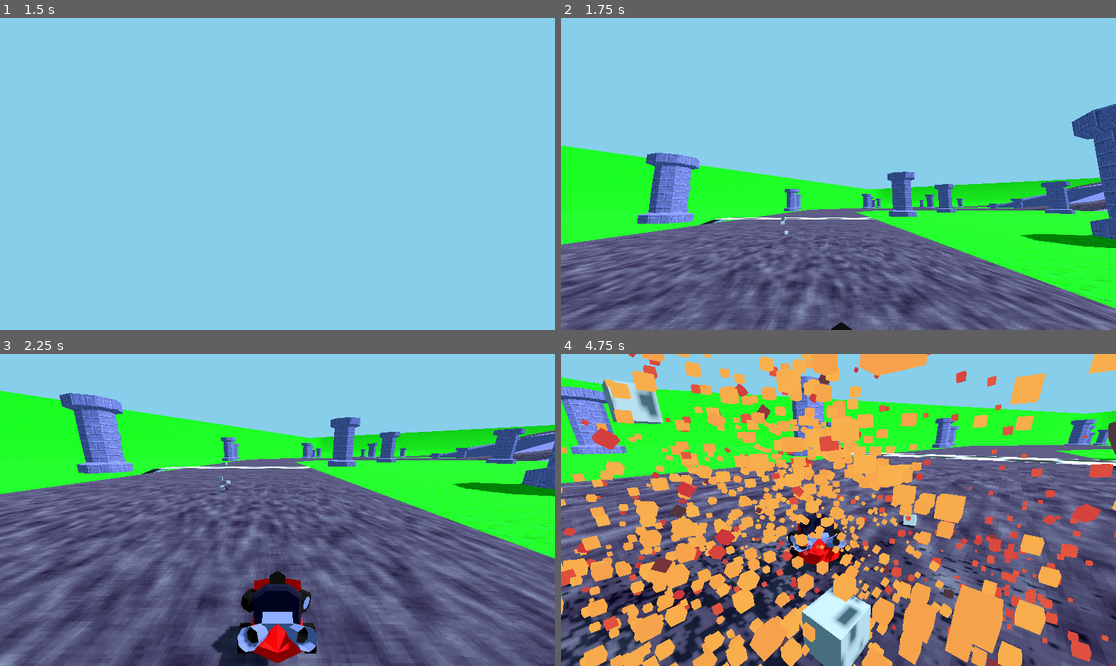
Above: before the commit, frames 1-4 (two rows, left to right).
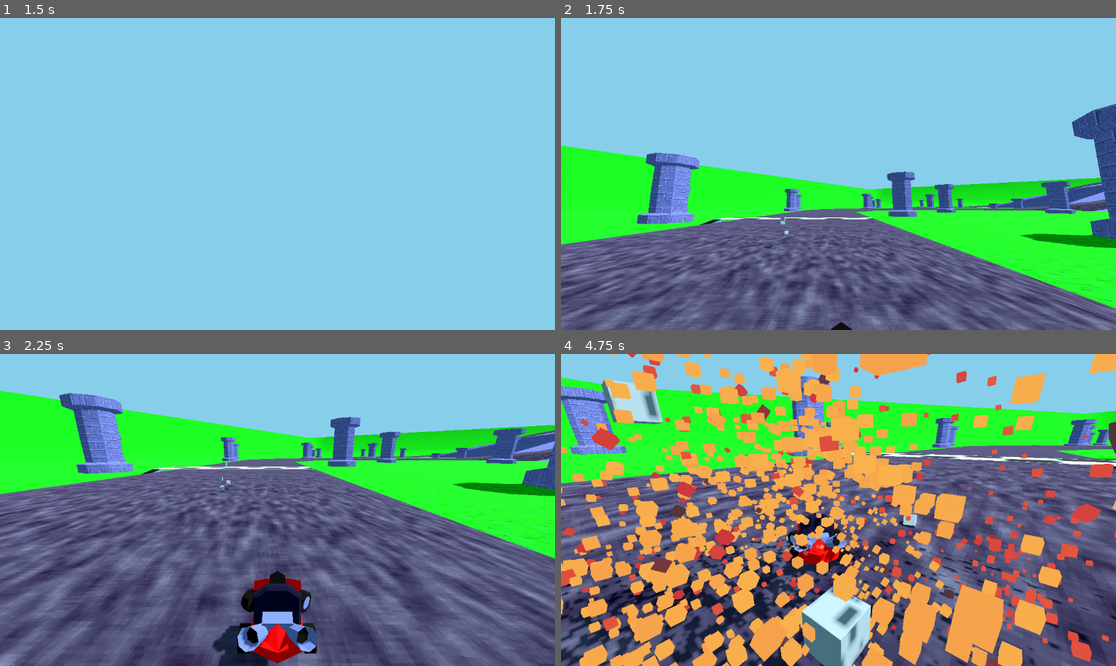
Above: after the commit, the same moments.

Repository: StubblyCamera52/yargkart
Game: Godot game, scene res://test.tscn
The game is run twice, just before and just after one commit, with the same random seed, the same clock (stepped at 60 frames per second) and the same inputs.
Inputs (mouse positions are in pixels of both pictures, inside the frame that each line leads up to):
- Up to frame 1 (1.5 s): tap Enter (ui_accept) at 0.5, 0.77, 1.25 s; move the mouse to (399, 158) at 0.52 s; hold D (Steer_Right) 0.53-1.28 s; tap K (Action) at 0.6 s; click (399, 158) at 0.67 s; move the mouse to (166, 189) at 1.27 s; hold S (Brake) from 1.28 s (still down); tap O (Join) at 1.35 s
- Up to frame 2 (1.75 s): keep holding S (Brake); tap Enter (ui_accept) at 1.52 s
- Up to frame 3 (2.25 s): move the mouse to (333, 441) at 2.02 s; release S (Brake) at 2.03 s; hold D (Steer_Right) from 2.03 s (still down); tap F (Parry) at 2.1 s
- Up to frame 4 (4.75 s): move the mouse to (810, 572) at 2.77 s; release D (Steer_Right) at 2.78 s; hold W (Accelerate) 2.78-3.53 s; tap Q at 2.85 s; click (810, 572) at 2.92 s; tap Enter (ui_accept) at 3.02, 3.77, 4.52 s; move the mouse to (1005, 556) at 3.52 s; hold A (Steer_Left) from 3.53 s (still down); tap Space at 3.6 s; move the mouse to (672, 463) at 4.27 s; tap K (Action) at 4.35 s

Frame 1 is identical in both runs. In frame 2, 1.1% of the frame differs, in the area x 0-100%, y 27-100%; in frame 3, 1.3%; in frame 4, 4.6%, in the area x 0-100%, y 0-100%.
Error before the commit: Invalid type in utility function "clamp()". Cannot convert argument 2 from int to Nil. (res://car.gd:76)
Error after the commit: Invalid type in utility function "clamp()". Cannot convert argument 2 from int to Nil. (res://car.gd:78)

Commit message:
splitscreen

Diff:
--- a/car.gd
+++ b/car.gd
@@ -33,6 +33,8 @@
 	player = player_id
 
 	item_manager = item_manager_node
+	print(device_id)
+	print(player_id)
 
 	input = DeviceInput.new(device_id)
 
--- a/car.tscn
+++ b/car.tscn
@@ -54,13 +54,11 @@
 physics_interpolation_mode = 1
 transform = Transform3D(-4.37114e-08, -1, 4.37114e-08, 0, -4.37114e-08, -1, 1, -4.37114e-08, 1.91069e-15, 0, 0, 0)
 top_level = true
-current = true
 
 [node name="PhantomCameraHost" type="Node" parent="Camera3D"]
 process_priority = 300
 process_physics_priority = 300
 script = ExtResource("4_72krn")
-host_layers = 512
 metadata/_custom_type_script = "uid://bd046eokvcnu2"
 
 [node name="PhantomCamera3D" type="Node3D" parent="." node_paths=PackedStringArray("follow_target", "look_at_target")]
@@ -74,7 +72,6 @@
 look_at_target = NodePath("..")
 tween_resource = SubResource("Resource_lpol0")
 tween_on_load = false
-host_layers = 512
 follow_offset = Vector3(-4, 4, 0)
 follow_damping = true
 look_at_offset = Vector3(0, 1.5, 0)
--- a/scripts/load.gd
+++ b/scripts/load.gd
@@ -4,6 +4,8 @@
 @onready var item_manager = $ItemManager
 
 var player_nodes := {}
+
+@onready var render_target = $RenderTarget
 
 func _ready() -> void:
 	player_manager.player_joined.connect(spawn_player)
@@ -13,7 +15,17 @@
 
 	var player_kart = kart.instantiate()
 
-	add_child(player_kart)
+	var sub_view_container = SubViewportContainer.new()
+	sub_view_container.size_flags_horizontal = Control.SIZE_EXPAND_FILL
+	sub_view_container.size_flags_vertical = Control.SIZE_EXPAND_FILL
+	sub_view_container.stretch = true
+	sub_view_container.name = str(player)
+	render_target.add_child(sub_view_container)
+
+	var sub_view = SubViewport.new()
+	sub_view_container.add_child(sub_view)
+
+	sub_view.add_child(player_kart)
 
 	player_kart.position = Vector3(randf()*50-25, 2, randf()*50-25)
 
@@ -23,6 +35,8 @@
 
 	player_nodes[player] = player_kart
 
+	render_target.columns = ceil(sqrt(player_nodes.size()))
+
 func _process(delta: float) -> void:
 	var unclaimed_devices = player_manager.scan_for_unclaimed_input_devices()
 	if unclaimed_devices.size() > 0:
--- a/test.tscn
+++ b/test.tscn
@@ -87,5 +87,12 @@
 [node name="yargtrack offroad" parent="." instance=ExtResource("8_ehkex")]
 transform = Transform3D(-15, 0, -1.31134e-06, 0, 15, 0, 1.31134e-06, 0, -15, 227.657, -2.58055, 140.601)
 
+[node name="RenderTarget" type="GridContainer" parent="."]
+anchors_preset = 15
+anchor_right = 1.0
+anchor_bottom = 1.0
+grow_horizontal = 2
+grow_vertical = 2
+
 [connection signal="timeout" from="EffectsManager/ImpactTimer" to="EffectsManager" method="_on_impact_timer_timeout"]
 [connection signal="timeout" from="EffectsManager/TestUseItemTimer" to="ItemManager" method="_on_test_use_item_timer_timeout"]
Not shown: 1 places in test.tscn that only renumber resources
